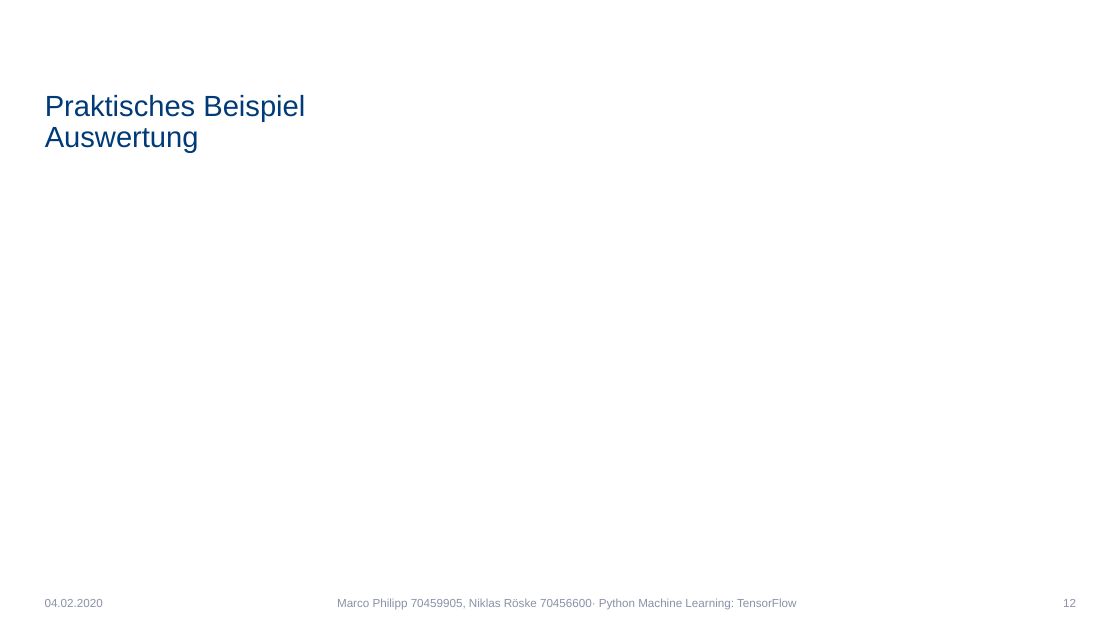
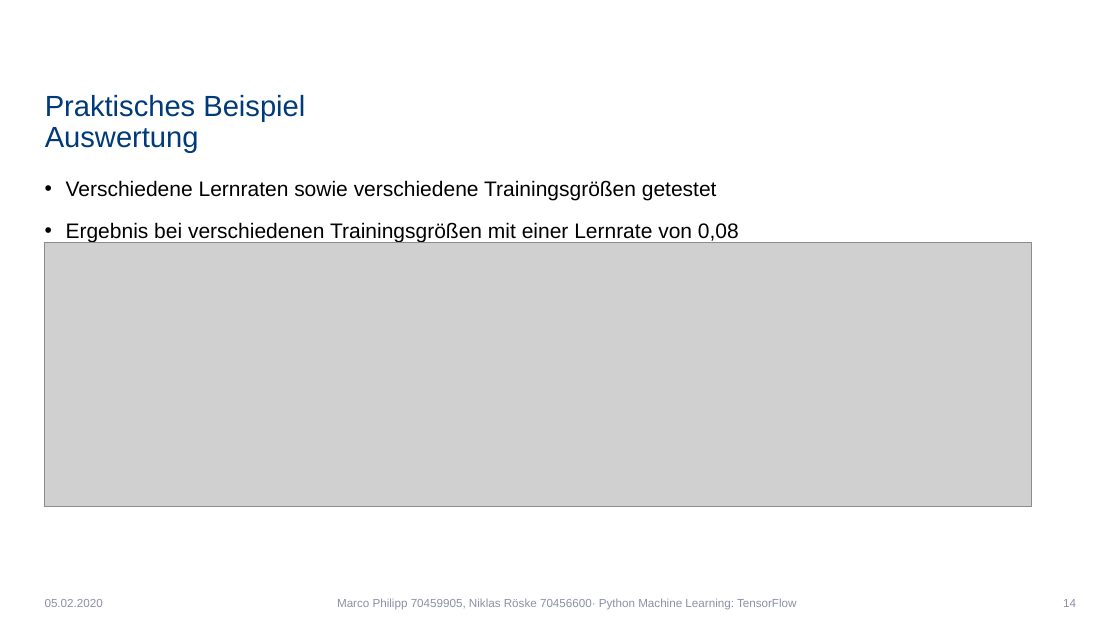
Before and after one commit to Niklas1997Git/Seminar, a slide deck: slide 14 of SeminarPräsentation.pptx (slide 12 before the commit). Drawn at 1120x630 pixels with LibreOffice and Linux fonts; fonts in the diff are those of the drawing; grey boxes stand for pictures; background and template pictures are left out. Boxes give left, top, right and bottom in pixels: in the first picture for what was removed or moved away, otherwise in the second. Text is boxed around its words. In the diff, an @@ line names an element or a change of style, - is before the commit and + after.

```diff
--- a/SeminarPräsentation.pptx
+++ b/SeminarPräsentation.pptx
@@ text added at box(66, 180, 739, 242), 18 pt, text #000000 @@
+• Verschiedene Lernraten sowie verschiedene Trainingsgrößen getestet
+• Ergebnis bei verschiedenen Trainingsgrößen mit einer Lernrate von 0,08
@@ picture added at box(45, 243, 1031, 507) @@
@@ text at box(45, 599, 103, 607): text changed @@
-04.02.2020
+05.02.2020
@@ page number at box(1063, 599, 1076, 607): text changed @@
-12
+14
```
Also in this commit, not shown: 14 other slides changed, 5 slides added.
